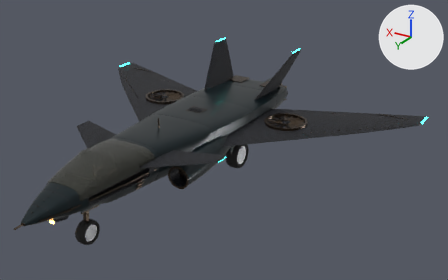
What one commit did to the glTF model glintline/ships/kb2/kb2_v1.glb.
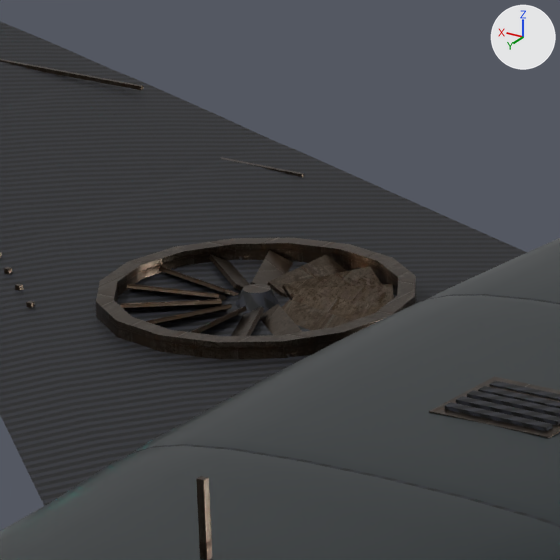
The first picture shows the older version from a 50 mm lens placed at (-6.65, 9.59, 5.8), pointed at (-0.73, -0.26, 0.87). The close-ups show the older and then the newer version on the part from 30% to 45% of the width and 22% to 46% of the height of that picture. Only the edits that show in the close-ups are written down. The lights are fixed; the arrows at upper right show +X, +Y and +Z. Vertices at exactly the same position are counted once.

Objects in the first close-up: 'kb2_core', 'kb2_wing_r'.
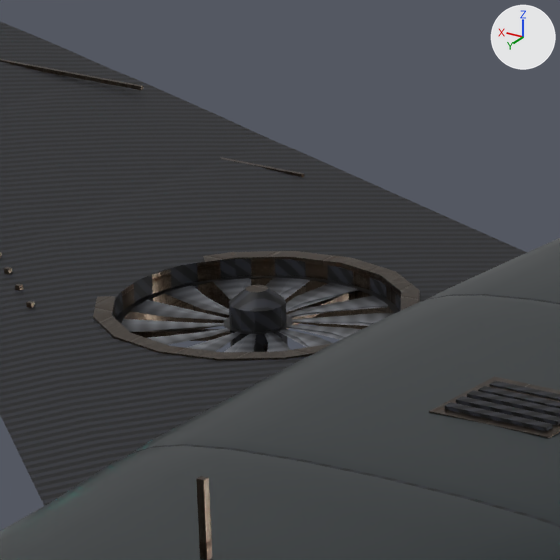
Where the newer file only moved an object's origin or applied its transform, the numbers keep the older frame.

Pixel boxes (x1, y1, x2, y2) of what changed, in the close-ups (560 x 560 px; the box of a moved part takes in the faces that stretch with it):
'kb2_wing_r', reshaped
    before: (0, 21, 527, 506)
    after: (0, 22, 527, 506)
part 1 of me_kb2_wing_r, moved or reshaped
    before: (96, 238, 416, 359)
    after: (93, 251, 420, 361)
part 2 of me_kb2_wing_r, added
    after: (116, 276, 400, 352)
part 3 of me_kb2_wing_r, added
    after: (125, 278, 391, 352)
part 4 of me_kb2_wing_r, deleted (brown)
    before: (120, 250, 394, 336)
part 5 of me_kb2_wing_r, cut back
    before: (146, 205, 468, 411)
    after: (52, 231, 468, 360)

The edits, one by one:
Picture 'fan_blades_albedo' (img_fan_blades_albedo) is new.
Material 'fan_spin' (mat_fan_spin) is new.
Uses the picture img_fan_blades_albedo.
me_kb2_wing_r is used by ob_kb2_wing_r; location (2.432, -1.493, 0.983).
me_kb2_wing_r had 542 vertices, 928 faces and spanned x -1.58..1.58, y -1.77..1.77, z -0.08..0.08.
me_kb2_wing_r now has 672 vertices, 1108 faces and spans x -1.58..1.58, y -1.77..1.77, z -0.16..0.08.
me_kb2_wing_r part 1: the loose piece of 64 vertices spanning x -1.33..-0.43, y -0.37..0.53, z -0.04..0.08 is scaled about its middle by (1.02, 1.02, 1.67), then moved by (0.0, 0.0, -0.08).
me_kb2_wing_r part 2: a new loose piece of 64 vertices spanning x -1.29..-0.48, y -0.33..0.49, z -0.02, in mat_fan_spin.
me_kb2_wing_r part 3: a new loose piece of 64 vertices spanning x -1.29..-0.48, y -0.33..0.49, z -0.02, in mat_fan_spin.
me_kb2_wing_r part 4: 14 loose pieces with 112 vertices, spanning x -1.26..-0.5, y -0.3..0.46, z 0.02..0.07, are deleted.
me_kb2_wing_r part 5: 15 vertices moved from x -0.96..-0.81, y 0.04..0.17, z -0.02..0.08 to x -0.95..-0.81, y 0.04..0.16, z 0.04..0.08; 15 vertices removed from x -1.23..-0.79, y -0.26..0.17, z -0.06..0.04; 129 vertices added at x -1.29..-0.48, y -0.33..0.48, z -0.1..0.04.
me_kb2_wing_r gains material mat_fan_spin.
